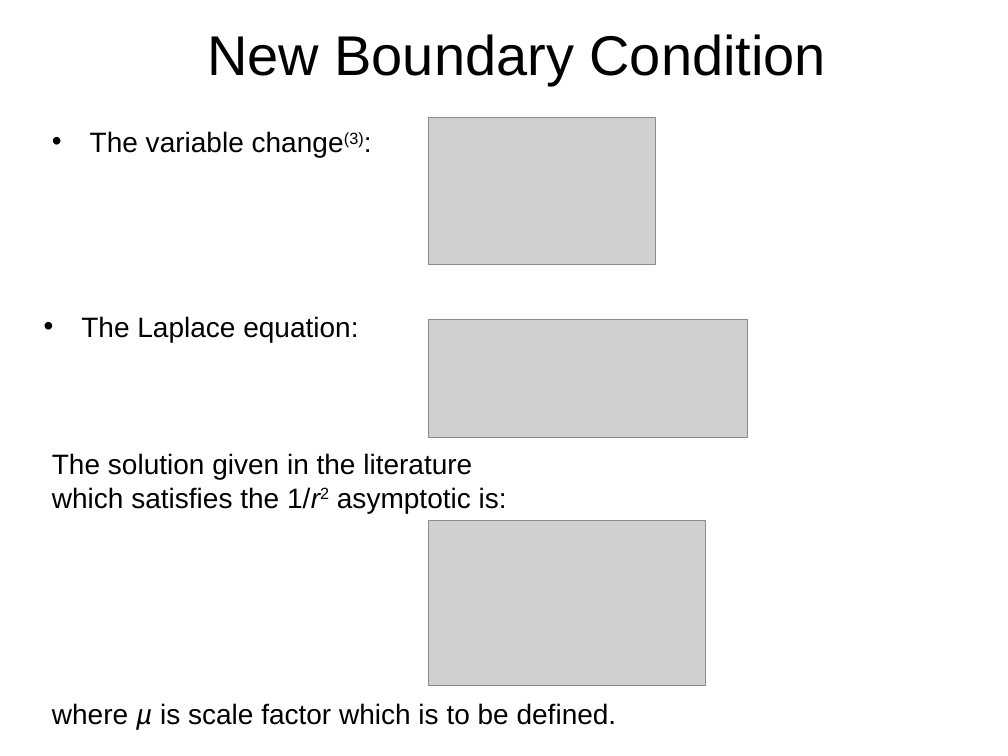
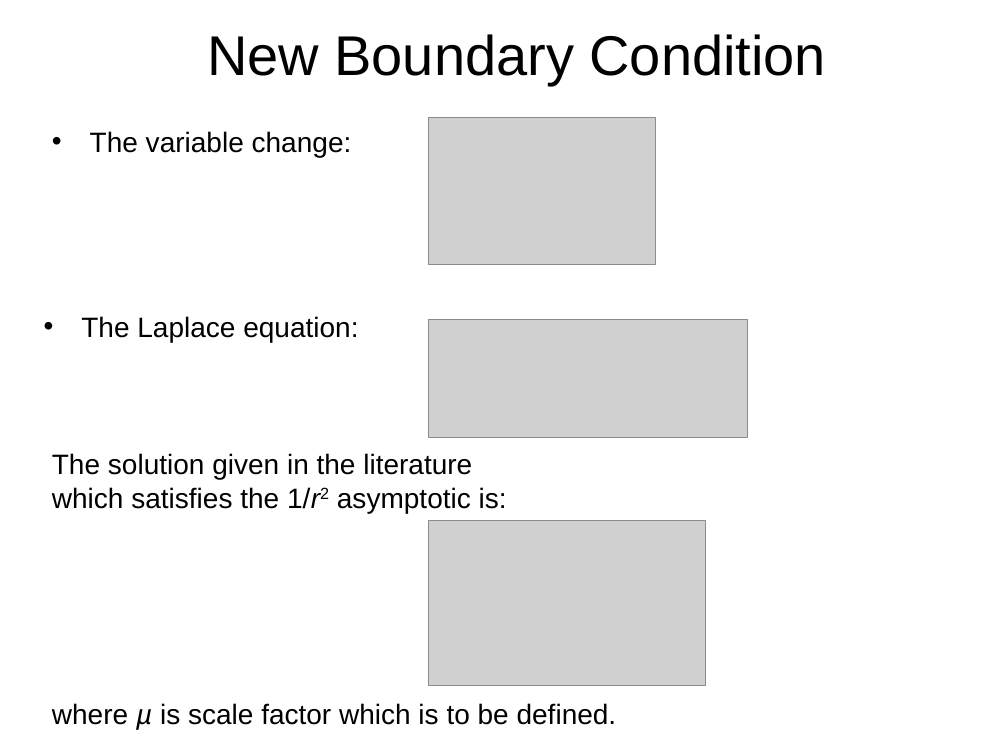
Before and after one commit to CloakMe/Boussinesq, a slide deck: slide 14 of Docu/Presentation Linz/Presentation.ppt. Drawn at 1008x756 pixels with LibreOffice and Linux fonts; fonts in the diff are those of the drawing; grey boxes stand for pictures. Boxes give left, top, right and bottom in pixels: in the first picture for what was removed or moved away, otherwise in the second. Text is boxed around its words. In the diff, an @@ line names an element or a change of style, - is before the commit and + after.

```diff
--- a/Docu/Presentation Linz/Presentation.ppt
+++ b/Docu/Presentation Linz/Presentation.ppt
@@ text at [90, 131, 352, 157]: text changed @@
-• The variable change(3):
+• The variable change:
```
Also in this commit, not shown: 2 other slides changed.
